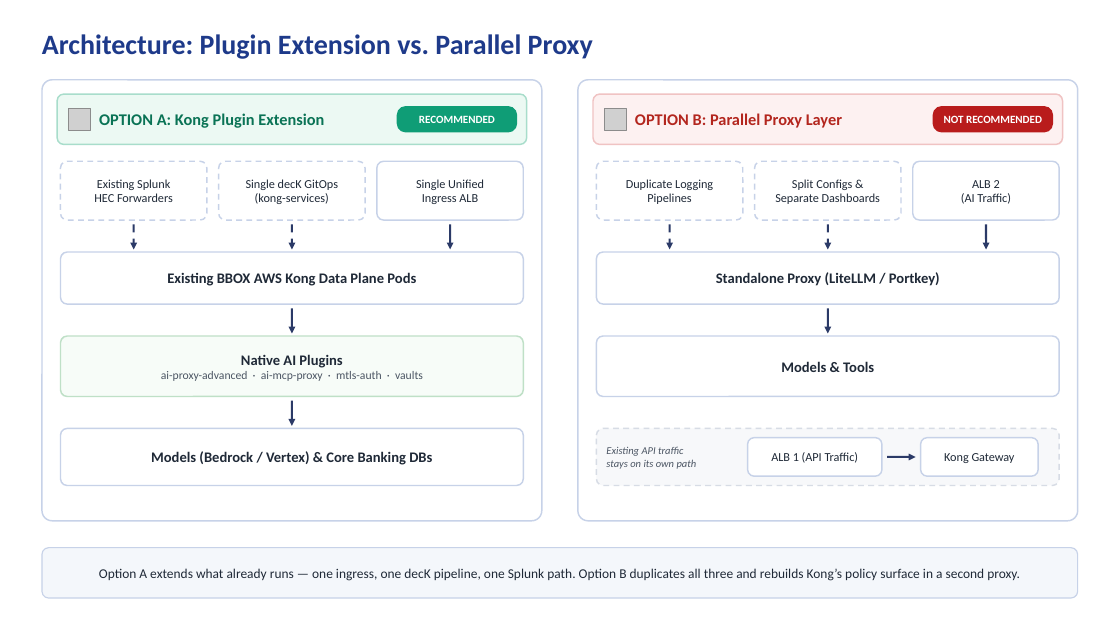
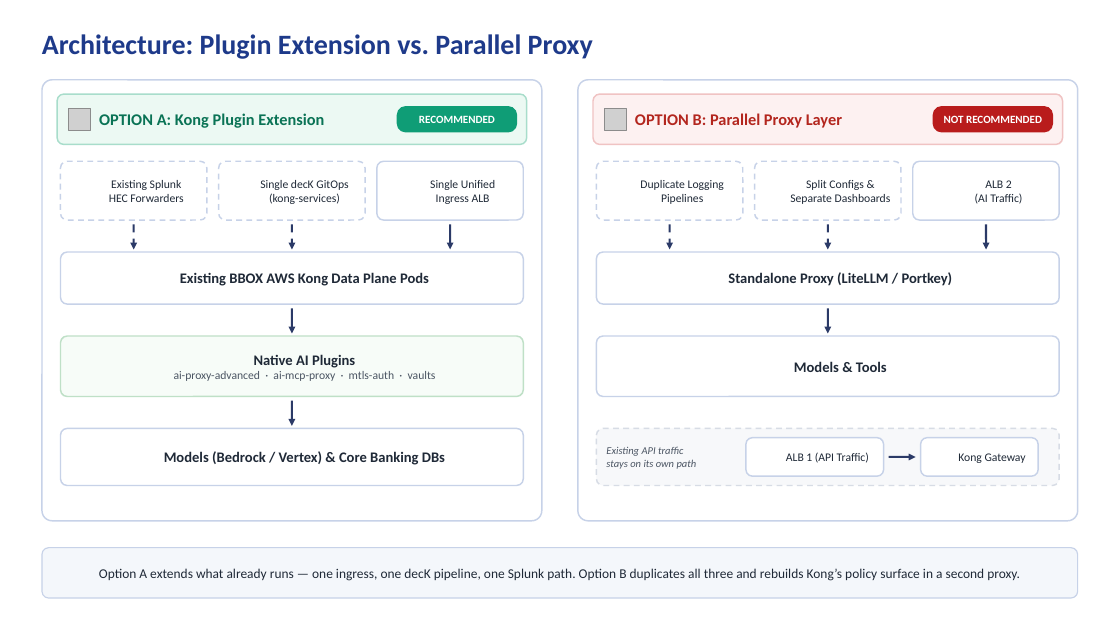
Before and after one commit to vrvlive/slidev-setup, a slide deck: slide 3 of agent-harness-diagram.pptx. Drawn at 1120x630 pixels with LibreOffice and Linux fonts; fonts in the diff are those of the drawing; grey boxes stand for pictures; background and template pictures are left out. Boxes give left, top, right and bottom in pixels: in the first picture for what was removed or moved away, otherwise in the second. Text is boxed around its words. In the diff, an @@ line names an element or a change of style, - is before the commit and + after.

```diff
--- a/agent-harness-diagram.pptx
+++ b/agent-harness-diagram.pptx
@@ text "Existing Splunk": place and size @@
-text "Existing Splunk" at box(94, 179, 173, 202)
+text "Existing Splunk" at box(109, 180, 183, 202)
@@ text "Single decK GitOps": place and size @@
-text "Single decK GitOps" at box(246, 179, 338, 204)
+text "Single decK GitOps" at box(260, 180, 348, 204)
@@ text "Single Unified": place and size @@
-text "Single Unified" at box(416, 179, 484, 204)
+text "Single Unified" at box(430, 180, 495, 204)
@@ text "Duplicate Logging": place and size @@
-text "Duplicate Logging" at box(626, 179, 713, 204)
+text "Duplicate Logging" at box(640, 180, 724, 204)
@@ text "Split Configs &": place and size @@
-text "Split Configs &" at box(775, 179, 880, 204)
+text "Split Configs &" at box(790, 180, 891, 204)
@@ text "ALB 2": place and size @@
-text "ALB 2" at box(961, 180, 1011, 204)
+text "ALB 2" at box(975, 180, 1022, 204)
@@ text "Existing BBOX AWS Kong Data ...": place and size @@
-text "Existing BBOX AWS Kong Data ..." at box(167, 272, 416, 286)
+text "Existing BBOX AWS Kong Data ..." at box(180, 272, 429, 286)
@@ text "Standalone Proxy (LiteLLM / Portkey)": place and size @@
-text "Standalone Proxy (LiteLLM / Portkey)" at box(716, 272, 940, 286)
+text "Standalone Proxy (LiteLLM / Portkey)" at box(728, 272, 953, 286)
@@ text "Native AI Plugins": place and size @@
-text "Native AI Plugins" at box(161, 354, 423, 381)
+text "Native AI Plugins" at box(174, 354, 436, 381)
@@ text "Models & Tools": place and size @@
-text "Models & Tools" at box(781, 361, 874, 372)
+text "Models & Tools" at box(794, 361, 887, 372)
@@ text "Models (Bedrock / Vertex) & ...": place and size @@
-text "Models (Bedrock / Vertex) & ..." at box(151, 451, 432, 465)
+text "Models (Bedrock / Vertex) & ..." at box(164, 451, 445, 465)
@@ text "ALB 1 (API Traffic)": place and size @@
-text "ALB 1 (API Traffic)" at box(771, 452, 859, 463)
+text "ALB 1 (API Traffic)" at box(786, 452, 869, 463)
@@ size 10.5 to 10 pt in 8 elements at box(790, 180, 891, 204), box(109, 180, 183, 202), box(260, 180, 348, 204), box(640, 180, 724, 204), box(430, 180, 495, 204), box(975, 180, 1022, 204), box(786, 452, 869, 463), box(958, 453, 1026, 463) @@
@@ text "Kong Gateway": place and size @@
-text "Kong Gateway" at box(944, 453, 1015, 463)
+text "Kong Gateway" at box(958, 453, 1026, 463)
```
Also in this commit, not shown: 4 other slides changed.
